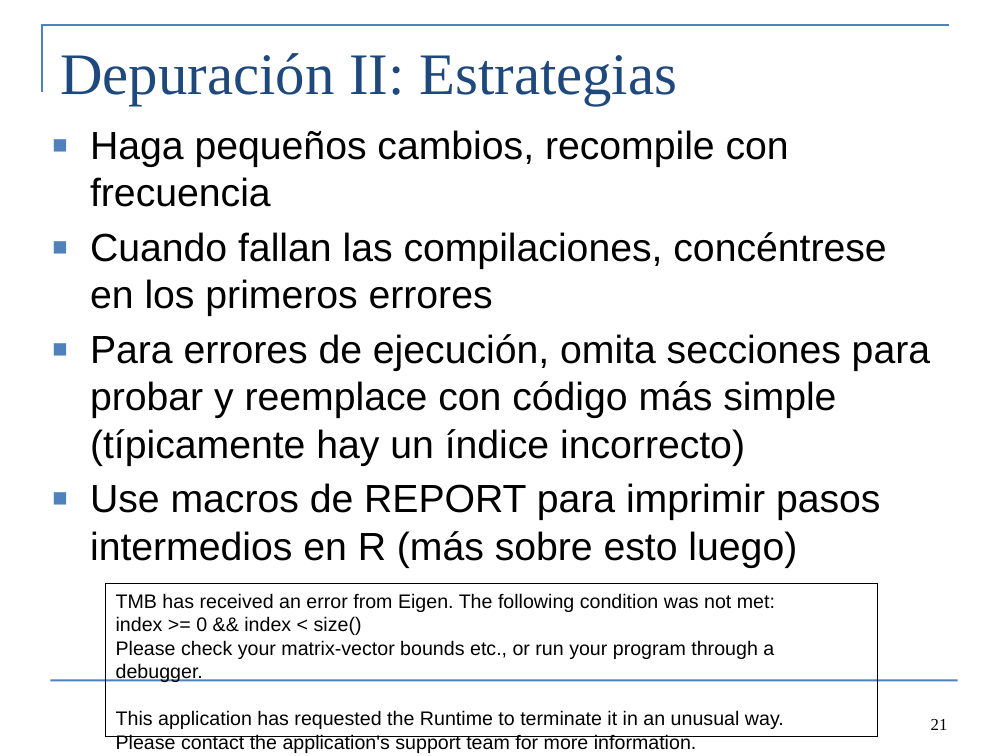
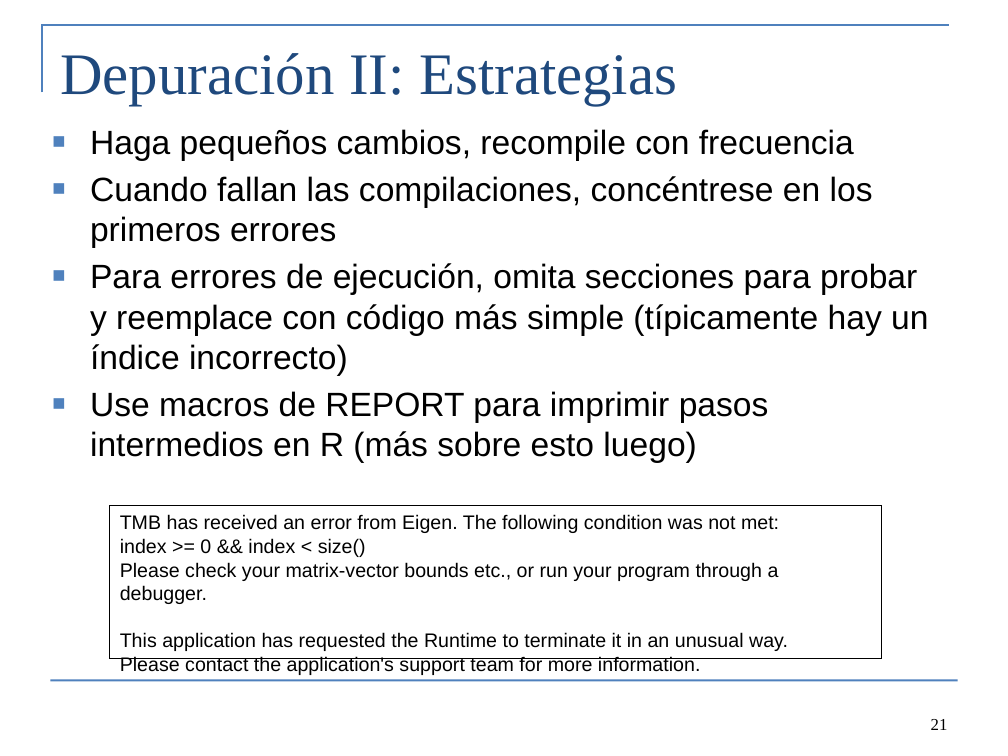
Before and after one commit to Cole-Monnahan-NOAA/tmb_workshop, a slide deck: slide 21 of day2/lecture2_TMB_syntax_spa.pptx. Drawn at 1008x756 pixels with LibreOffice and Linux fonts; fonts in the diff are those of the drawing. Boxes give left, top, right and bottom in pixels: in the first picture for what was removed or moved away, otherwise in the second. Text is boxed around its words. In the diff, an @@ line names an element or a change of style, - is before the commit and + after.

```diff
--- a/day2/lecture2_TMB_syntax_spa.pptx
+++ b/day2/lecture2_TMB_syntax_spa.pptx
@@ text "Haga pequeños cambios, recompile con ..." at [90,129,928,463]: size 28 to 24 pt @@
@@ rectangle "TMB has received an error ...": place and size @@
-rectangle "TMB has received an error ..." at [106,584,878,736]
+rectangle "TMB has received an error ..." at [110,505,882,657]
```
Also in this commit, not shown: 7 other slides changed, 4 other files.
